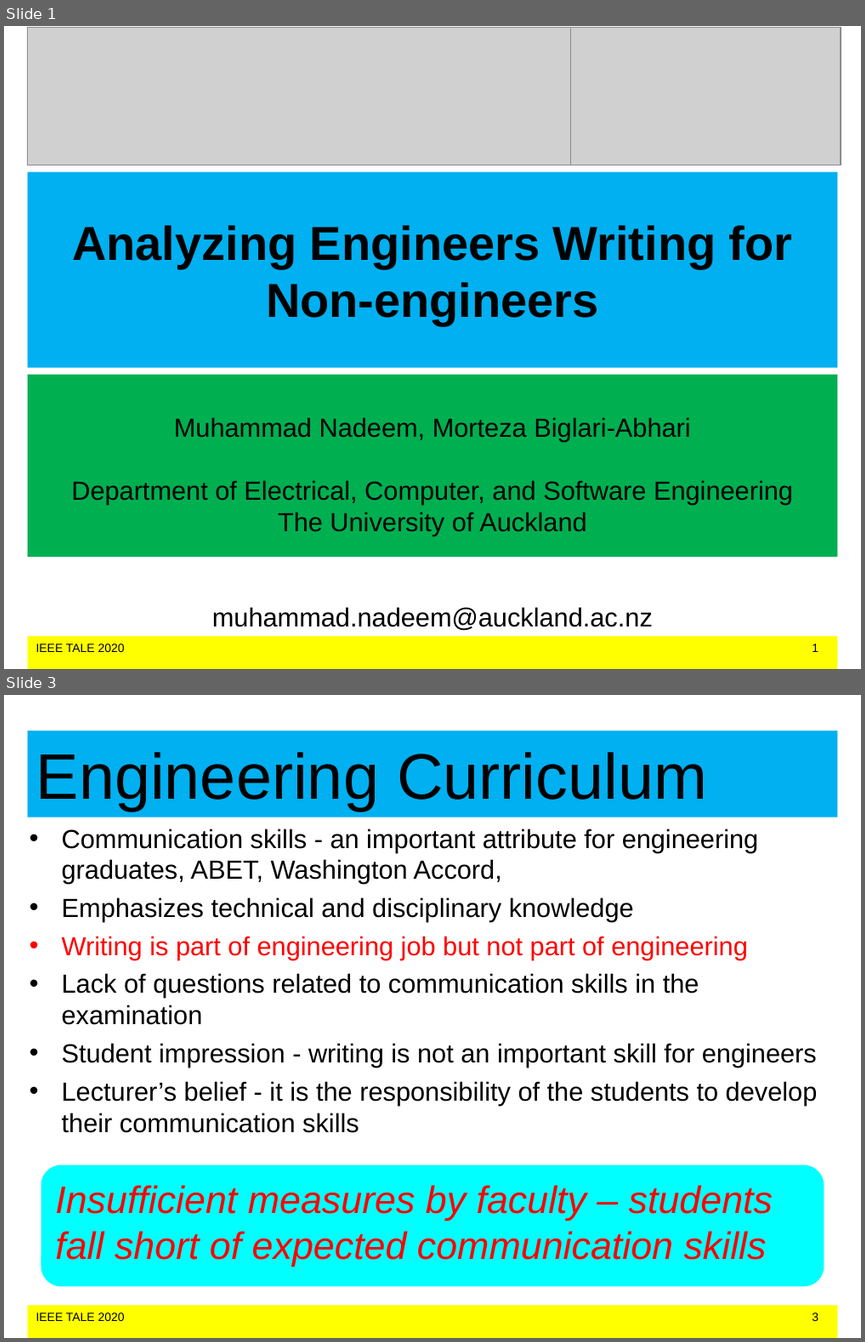
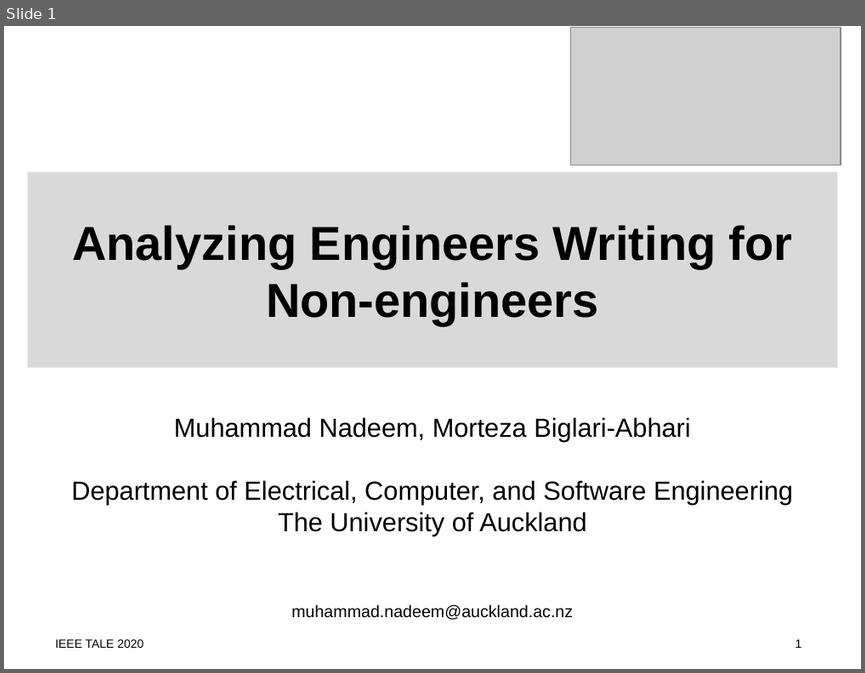
Before and after one commit to MuhammadNadeemAUM/Writing-Diet, a slide deck: Nadeem_IEEE TALE_259.ppt. Shown one above the other, each under a label of ours: slides 1 and 3 before the commit, slide 1 after it; the slides between them are not shown. The pictures are 865x1342 and 865x673 pixels, drawn with LibreOffice and Linux fonts; fonts in the diff are those of the drawing; grey boxes stand for pictures. Boxes give left, top, right and bottom in pixels: in the first picture for what was removed or moved away, otherwise in the second. Text is boxed around its words. In the diff, an @@ line names an element or a change of style, - is before the commit and + after.

```diff
--- a/Nadeem_IEEE TALE_259.ppt
+++ b/Nadeem_IEEE TALE_259.ppt
@@ slide 3 removed at box(4, 695, 861, 1338), background #FFFFFF; not listed: 1 template element that a slide beside it also shows @@
@@ title removed at box(27, 730, 837, 817) @@
-Engineering Curriculum
@@ text removed at box(62, 828, 817, 1133) @@
-• Communication skills - an important attribute for engineering graduates, ABET, Washington Accord,
-• Emphasizes technical and disciplinary knowledge
-• Writing is part of engineering job but not part of engineering
-• Lack of questions related to communication skills in the examination
-• Student impression - writing is not an important skill for engineers
-• Lecturer’s belief - it is the responsibility of the students to develop their communication skills
@@ rounded rectangle removed at box(41, 1164, 824, 1287) @@
-Insufficient measures by faculty – students fall short of expected communication skills
@@ slide 1 changed as well @@
@@ picture removed at box(27, 28, 570, 165) @@
@@ title "Analyzing Engineers Writing for Non-engineers" at box(27, 171, 837, 367): fill #00B0F0 to #D9D9D9 @@
@@ subtitle "Muhammad Nadeem, Morteza Biglari-Abhari": place and size @@
-subtitle "Muhammad Nadeem, Morteza Biglari-Abhari" at box(27, 374, 837, 556)
+subtitle "Muhammad Nadeem, Morteza Biglari-Abhari" at box(71, 417, 793, 619)
@@ subtitle "Muhammad Nadeem, Morteza Biglari-Abhari" at box(71, 417, 793, 619): fill #00B050 to none @@
@@ subtitle at box(291, 604, 573, 619): size 22 to 14 pt in "muhammad.nadeem@auckland.ac.nz"; less space between paragraphs @@
@@ text: place and size @@
-text at box(27, 636, 837, 669)
+text at box(55, 639, 802, 647)
@@ text at box(55, 639, 802, 647): fill #FFFF00 to none @@
```
Also in this commit, not shown: 2 other slides changed, 11 slides added, 7 other slides removed, 5 other files.
